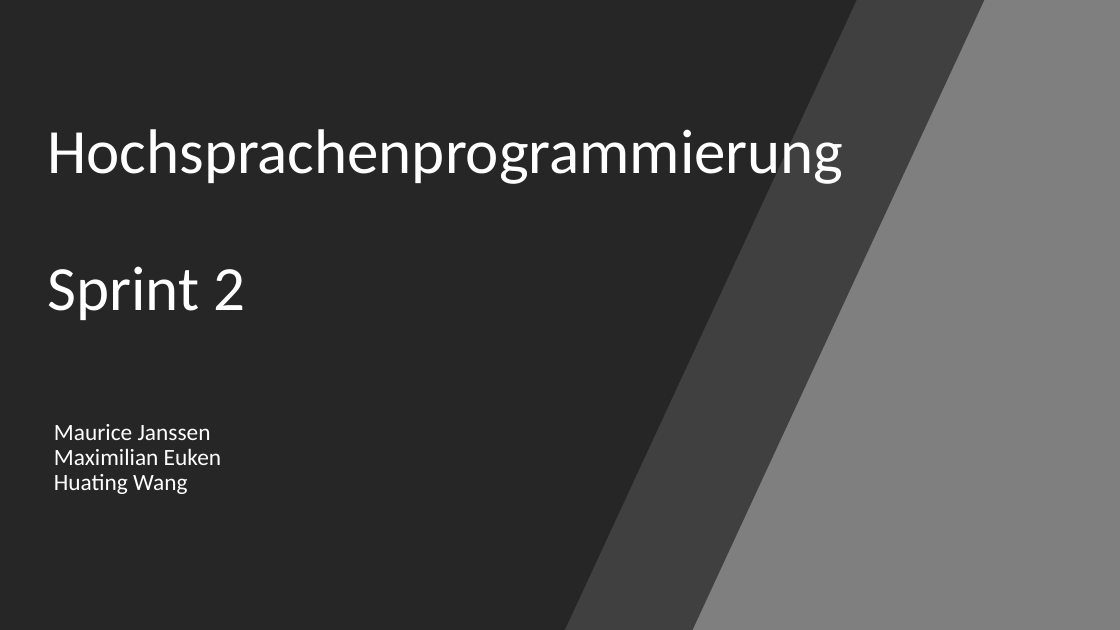
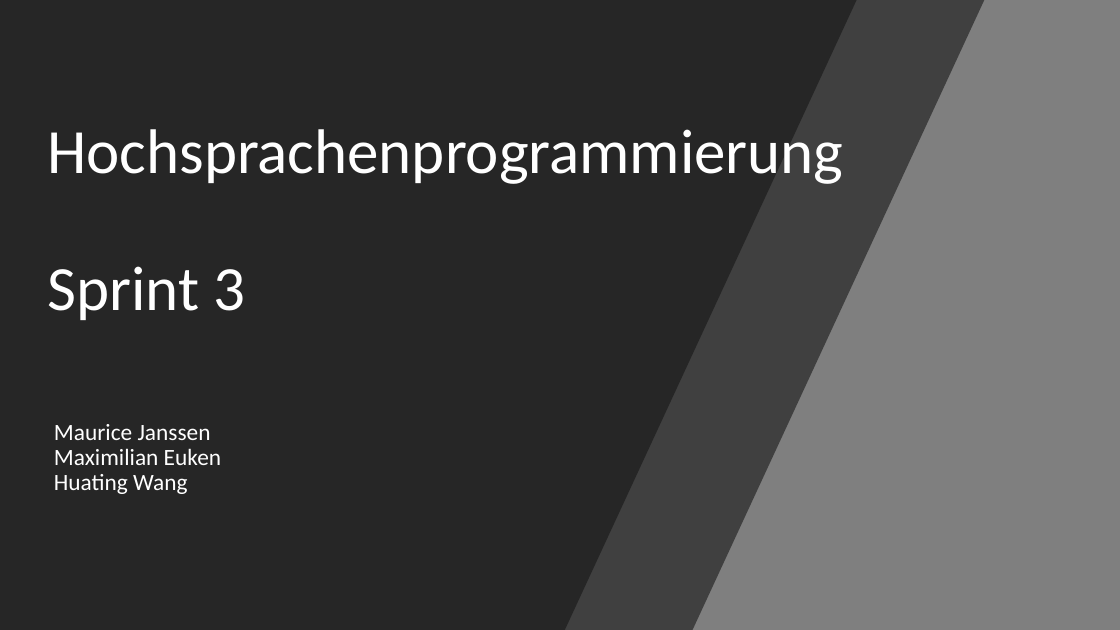
Before and after one commit to maxeuken/HSP-Sprint-1, a slide deck: slide 1 of Zahnraddimensionierungsprogramm.GruppeJ/PowerPoint Präsentation Sprint 2/Sprint 2.pptx. Drawn at 1120x630 pixels with LibreOffice and Linux fonts; fonts in the diff are those of the drawing. Boxes give left, top, right and bottom in pixels: in the first picture for what was removed or moved away, otherwise in the second. Text is boxed around its words. In the diff, an @@ line names an element or a change of style, - is before the commit and + after.

```diff
--- a/Zahnraddimensionierungsprogramm.GruppeJ/PowerPoint Präsentation Sprint 2/Sprint 2.pptx
+++ b/Zahnraddimensionierungsprogramm.GruppeJ/PowerPoint Präsentation Sprint 2/Sprint 2.pptx
@@ title at (47, 129, 843, 320): text changed @@
-Hochsprachenprogrammierung
-Sprint 2
+Hochsprachenprogrammierung
+Sprint 3
```
Also in this commit, not shown: 3 other slides changed, 3 slides added, 5 slides removed, 4 other files.
